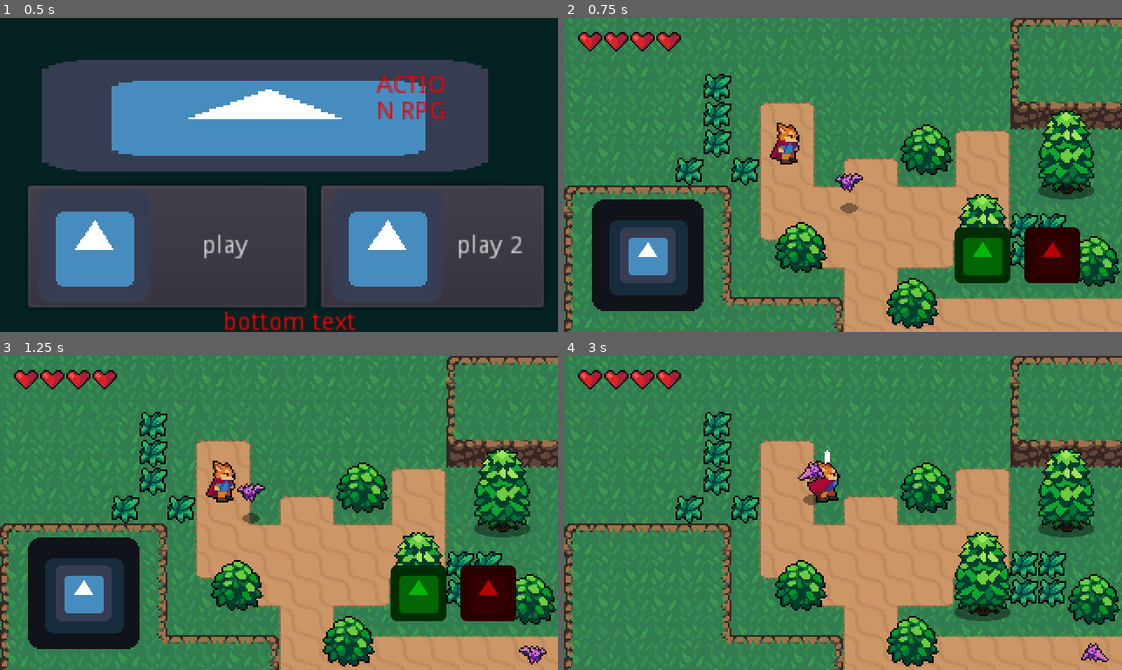
Above: before the commit, frames 1-4 (two rows, left to right).
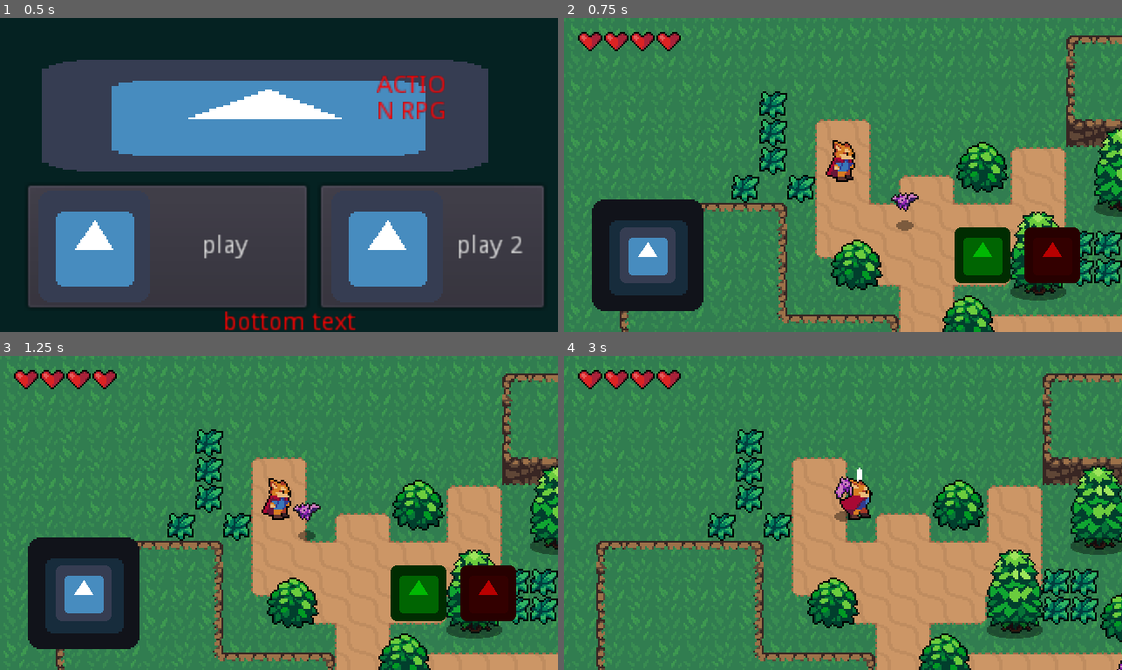
Above: after the commit, the same moments.

Repository: KyleSaki714/Action-RPG-HeartBeast
Game: Godot game, scene res://Title.tscn
Same seed, same stepped clock (60 frames per second), same inputs: the game is played once before the commit and once after it. The engine's default icon, where the game draws it, is replaced by a stand-in: a white triangle on a blue panel in a dark square.
Inputs (mouse positions are in pixels of both pictures, inside the frame that each line leads up to):
- Up to frame 1 (0.5 s): no input
- Up to frame 2 (0.75 s): click "play" at 0.5 s
- Up to frame 3 (1.25 s): no input
- Up to frame 4 (3 s): tap Enter at 1.25 s; move the mouse to (965, 497) at 1.27 s; hold Right (ui_right) 1.28-2 s; tap X (attack) at 1.35, 2.85 s; click (965, 497) at 1.42 s; drag from (731, 528) to (837, 487) at 2.02 s; move the mouse to (898, 443) at 2.77 s; hold Right (ui_right) from 2.78 s (still down)

Frame 1 is identical in both runs. In frame 2, 39% of the frame differs, in the area x 0-100%, y 0-100%; in frame 3, 39%; in frame 4, 42%.

Commit message:
added a boss thingy shoot you

Diff:
--- /dev/null
+++ b/Boss.gd
@@ -0,0 +1,28 @@
+extends KinematicBody2D
+
+var bullet = preload("res://Enemies/BossBullet.tscn")
+
+onready var timer = get_node("Timer")
+
+var target_position = Vector2.ZERO
+
+func _ready():
+	pass
+
+func _physics_process(delta):
+	look_at(target_position)
+
+func _on_Detection_body_entered(body):
+	target_position = body.position
+
+	# want to make 3 bullets
+	make_bullet(body)
+
+func make_bullet(body):
+	var newBullet = bullet.instance()
+	add_child(newBullet)
+	print("BOP ")
+	get_child(3).set_target_direction(body)
+
+func _on_Detection_body_exited(body):
+	target_position = Vector2.ZERO
--- a/Enemies/Bat.tscn
+++ b/Enemies/Bat.tscn
@@ -101,7 +101,7 @@
 material = SubResource( 1 )
 frames = SubResource( 7 )
 animation = "Fly"
-frame = 1
+frame = 2
 playing = true
 offset = Vector2( 0, -12 )
 
--- /dev/null
+++ b/Enemies/Boss.tscn
@@ -0,0 +1,30 @@
+[gd_scene load_steps=5 format=2]
+
+[ext_resource path="res://Boss.gd" type="Script" id=1]
+[ext_resource path="res://icon.png" type="Texture" id=2]
+
+[sub_resource type="CircleShape2D" id=1]
+radius = 24.0
+
+[sub_resource type="CircleShape2D" id=2]
+radius = 128.0
+
+[node name="Boss" type="KinematicBody2D"]
+script = ExtResource( 1 )
+
+[node name="Sprite" type="Sprite" parent="."]
+modulate = Color( 0.239216, 0, 0, 1 )
+scale = Vector2( 0.75, 0.75 )
+texture = ExtResource( 2 )
+
+[node name="CollisionShape2D" type="CollisionShape2D" parent="."]
+shape = SubResource( 1 )
+
+[node name="Detection" type="Area2D" parent="."]
+collision_layer = 0
+collision_mask = 2
+
+[node name="CollisionShape2D" type="CollisionShape2D" parent="Detection"]
+shape = SubResource( 2 )
+[connection signal="body_entered" from="Detection" to="." method="_on_Detection_body_entered"]
+[connection signal="body_exited" from="Detection" to="." method="_on_Detection_body_exited"]
--- /dev/null
+++ b/Enemies/BossBullet.gd
@@ -0,0 +1,23 @@
+extends KinematicBody2D
+
+onready var timer = get_node("Timer")
+var velocity = Vector2.ZERO
+var target_direction = Vector2.ZERO
+
+func _ready():
+	print("ready")
+	pass
+
+func _physics_process(delta):
+	velocity = (500 * target_direction * delta)
+	velocity = move_and_collide(velocity)
+
+func set_target_direction(body):
+	var target_vector = global_position.direction_to(body.global_position).normalized()
+	# (position.distance_to(body.global_position))
+	target_direction = target_vector
+
+
+
+func _on_Timer_timeout():
+	queue_free()
--- /dev/null
+++ b/Enemies/BossBullet.tscn
@@ -0,0 +1,63 @@
+[gd_scene load_steps=7 format=2]
+
+[ext_resource path="res://icon.png" type="Texture" id=1]
+[ext_resource path="res://Hitboxes and Hurtboxes/Hitbox.tscn" type="PackedScene" id=2]
+[ext_resource path="res://Enemies/BossBullet.gd" type="Script" id=3]
+
+[sub_resource type="Animation" id=3]
+resource_name = "Spin"
+length = 0.8
+loop = true
+tracks/0/type = "value"
+tracks/0/path = NodePath("Sprite:rotation_degrees")
+tracks/0/interp = 1
+tracks/0/loop_wrap = true
+tracks/0/imported = false
+tracks/0/enabled = true
+tracks/0/keys = {
+"times": PoolRealArray( 0, 0.8 ),
+"transitions": PoolRealArray( 1, 1 ),
+"update": 0,
+"values": [ 0.0, 360.0 ]
+}
+
+[sub_resource type="CircleShape2D" id=1]
+radius = 8.0
+
+[sub_resource type="CircleShape2D" id=2]
+radius = 6.0
+
+[node name="BossBullet" type="KinematicBody2D"]
+script = ExtResource( 3 )
+
+[node name="Sprite" type="Sprite" parent="."]
+self_modulate = Color( 0.164706, 0.152941, 0.0745098, 1 )
+rotation = 1.70069
+scale = Vector2( 0.25, 0.25 )
+z_index = 2
+texture = ExtResource( 1 )
+
+[node name="AnimationPlayer" type="AnimationPlayer" parent="."]
+autoplay = "Spin"
+playback_process_mode = 0
+anims/Spin = SubResource( 3 )
+
+[node name="CollisionShape2D" type="CollisionShape2D" parent="."]
+shape = SubResource( 1 )
+disabled = true
+
+[node name="Hitbox" parent="." instance=ExtResource( 2 )]
+collision_mask = 4
+
+[node name="CollisionShape2D" parent="Hitbox" index="0"]
+shape = SubResource( 2 )
+
+[node name="Timer" type="Timer" parent="."]
+process_mode = 0
+wait_time = 0.6
+one_shot = true
+autostart = true
+[connection signal="ready" from="." to="." method="_on_BossBullet_ready"]
+[connection signal="timeout" from="Timer" to="." method="_on_Timer_timeout"]
+
+[editable path="Hitbox"]
--- a/Hitboxes and Hurtboxes/Hitbox.gd
+++ b/Hitboxes and Hurtboxes/Hitbox.gd
@@ -1,3 +1,3 @@
 extends Area2D
 
-export var damage = 1
+export var damage = 0.5
--- a/Player/Player.tscn
+++ b/Player/Player.tscn
@@ -1061,7 +1061,7 @@
 position = Vector2( 1, -9 )
 texture = ExtResource( 2 )
 hframes = 60
-frame = 36
+frame = 59
 
 [node name="CollisionShape2D" type="CollisionShape2D" parent="."]
 position = Vector2( -1.90735e-05, 0 )
--- a/World.tscn
+++ b/World.tscn
@@ -13,6 +13,7 @@
 [ext_resource path="res://UI/JoystickArea.tscn" type="PackedScene" id=11]
 [ext_resource path="res://UI/Button.tscn" type="PackedScene" id=12]
 [ext_resource path="res://Button.gd" type="Script" id=13]
+[ext_resource path="res://Enemies/Boss.tscn" type="PackedScene" id=14]
 [ext_resource path="res://icon.png" type="Texture" id=15]
 [ext_resource path="res://Hitboxes and Hurtboxes/Hitbox.tscn" type="PackedScene" id=16]
 
@@ -570,6 +571,12 @@
 [node name="Camera2D" parent="." instance=ExtResource( 10 )]
 position = Vector2( 64, 16 )
 
+[node name="TopLeft" parent="Camera2D/Limits" index="0"]
+position = Vector2( -336, -232 )
+
+[node name="BottomRight" parent="Camera2D/Limits" index="1"]
+position = Vector2( 656, 408 )
+
 [node name="YSort" type="YSort" parent="."]
 
 [node name="Player" parent="YSort" instance=ExtResource( 2 )]
@@ -639,7 +646,7 @@
 position = Vector2( 224, 144 )
 
 [node name="TestThing" type="Node2D" parent="YSort"]
-position = Vector2( 480, 224 )
+position = Vector2( 424, 136 )
 
 [node name="Sprite" type="Sprite" parent="YSort/TestThing"]
 scale = Vector2( 0.375, 0.375 )
@@ -647,10 +654,12 @@
 
 [node name="Hitbox" parent="YSort/TestThing" instance=ExtResource( 16 )]
 collision_mask = 4
-damage = 0
 
 [node name="CollisionShape2D2" type="CollisionShape2D" parent="YSort/TestThing/Hitbox"]
 shape = SubResource( 56 )
+
+[node name="Boss" parent="YSort" instance=ExtResource( 14 )]
+position = Vector2( 504, 264 )
 
 [node name="CanvasLayer" type="CanvasLayer" parent="."]
 
Not shown: 1 places in World.tscn that only renumber resources
